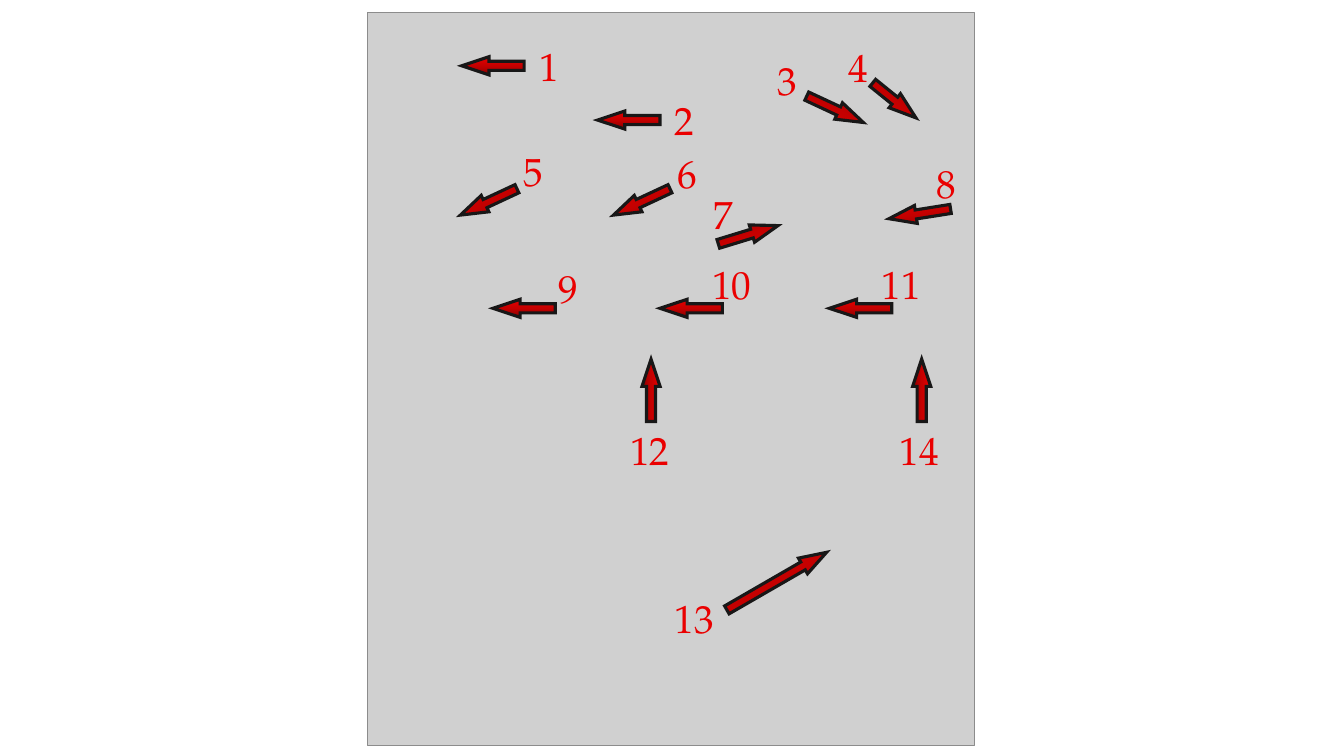
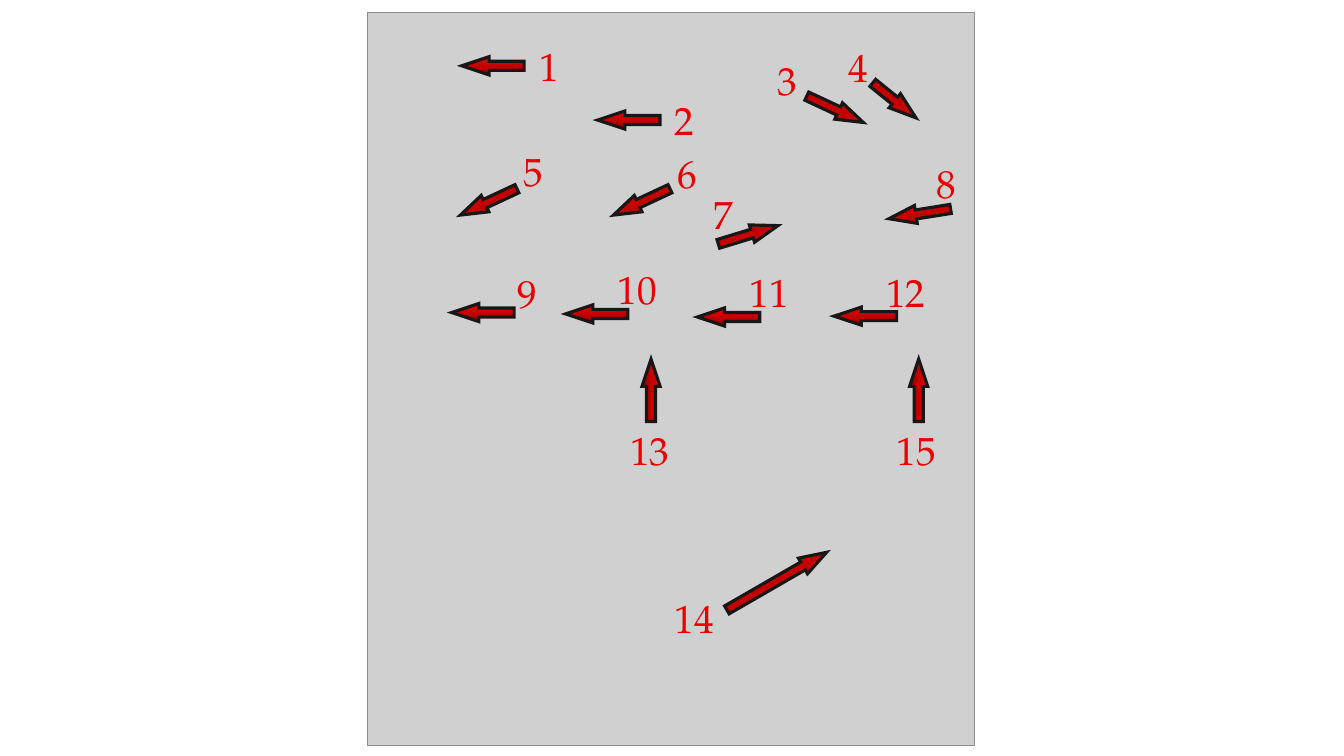
Before and after one commit to DK905/CoolResp, a slide deck: slide 1 of Для справки.pptx. Drawn at 1344x756 pixels with LibreOffice and Linux fonts; fonts in the diff are those of the drawing; grey boxes stand for pictures. Boxes give left, top, right and bottom in pixels: in the first picture for what was removed or moved away, otherwise in the second. Text is boxed around its words. In the diff, an @@ line names an element or a change of style, - is before the commit and + after.

```diff
--- a/Для справки.pptx
+++ b/Для справки.pptx
@@ text "9" moved from (x1=559, y1=276, x2=579, y2=304) to (x1=517, y1=281, x2=537, y2=309) @@
@@ text "10" moved from (x1=712, y1=272, x2=751, y2=314) to (x1=618, y1=277, x2=657, y2=319) @@
@@ text "11" moved from (x1=882, y1=272, x2=921, y2=314) to (x1=750, y1=280, x2=789, y2=322) @@
@@ text added at (x1=886, y1=280, x2=925, y2=322), 28 pt, text #EA0000 @@
+12
@@ up arrow moved from (x1=493, y1=299, x2=556, y2=318) to (x1=452, y1=303, x2=514, y2=322) @@
@@ up arrow moved from (x1=660, y1=299, x2=723, y2=318) to (x1=566, y1=306, x2=628, y2=324) @@
@@ up arrow added at (x1=698, y1=309, x2=760, y2=327), fill gradient #8B0000 to #C50000 to #EA0000, outline #181717 2.25 pt @@
@@ up arrow moved from (x1=830, y1=299, x2=892, y2=318) to (x1=834, y1=308, x2=896, y2=326) @@
@@ text at (x1=630, y1=438, x2=669, y2=466): text changed @@
-12
+13
@@ text at (x1=897, y1=438, x2=936, y2=466): text changed @@
-14
+15
@@ text at (x1=675, y1=606, x2=714, y2=633): text changed @@
-13
+14
```
Also in this commit, not shown: 2 slides added, 41 other files.
